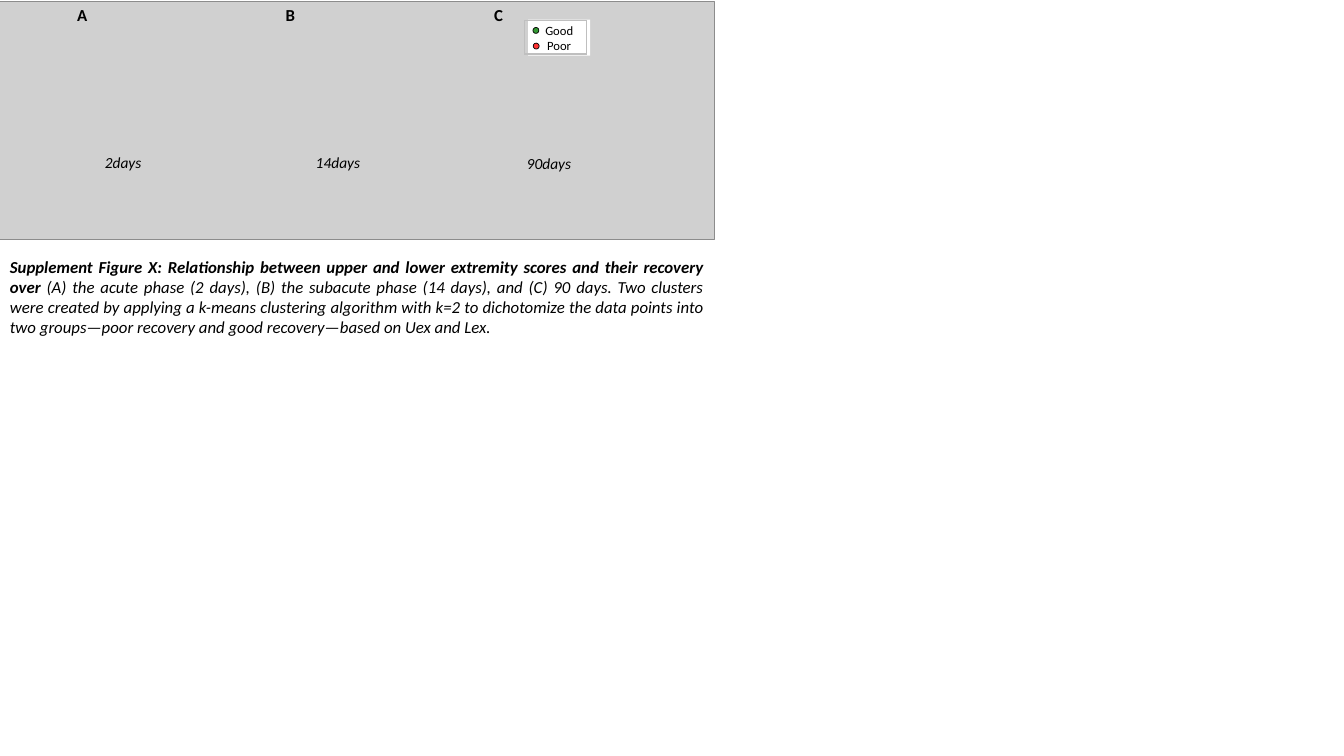
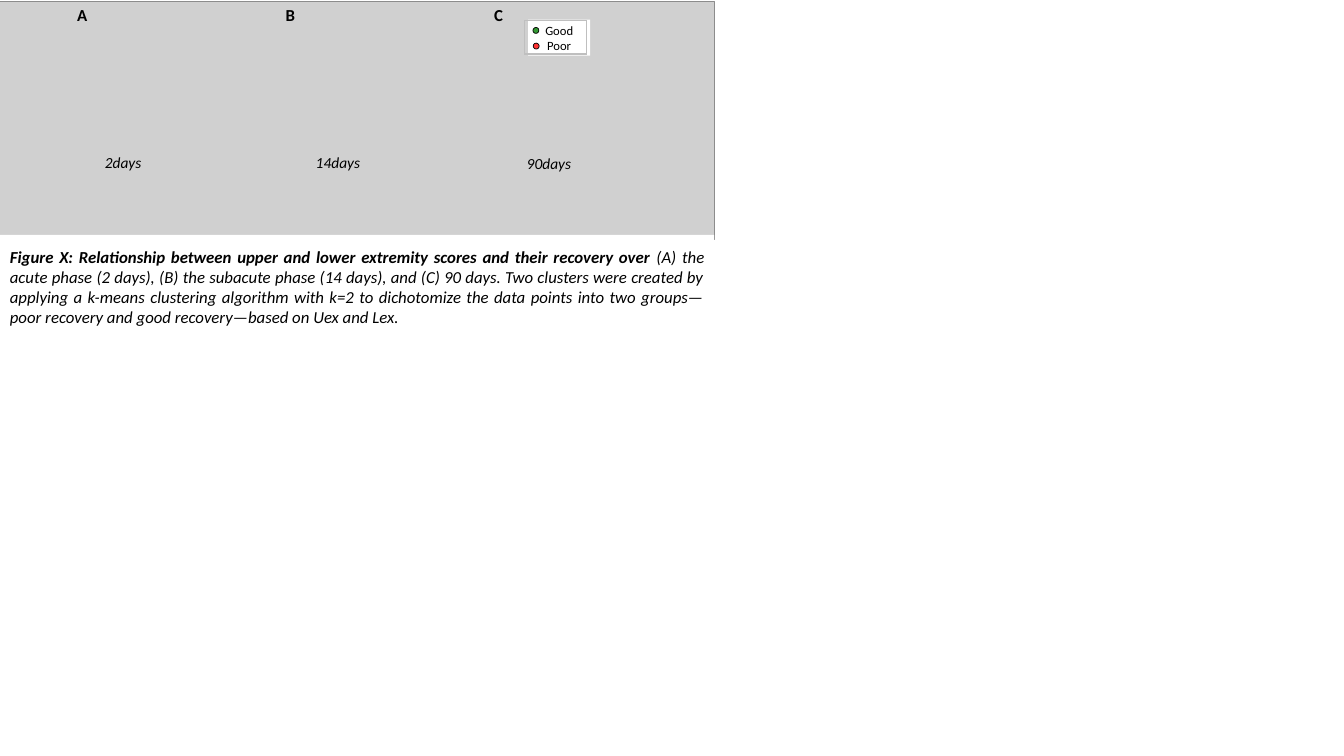
Before and after one commit to Aswendt-Lab/2025_Klein_Behaviour, a slide deck: slide 5 of output/figures/PP_figure_creation.pptx (slide 6 before the commit). Drawn at 1344x756 pixels with LibreOffice and Linux fonts; fonts in the diff are those of the drawing; grey boxes stand for pictures. Boxes give left, top, right and bottom in pixels: in the first picture for what was removed or moved away, otherwise in the second. Text is boxed around its words. In the diff, an @@ line names an element or a change of style, - is before the commit and + after.

Commit message:
adjusted figures

```diff
--- a/output/figures/PP_figure_creation.pptx
+++ b/output/figures/PP_figure_creation.pptx
@@ rectangle "Figure X: Relationship between upper ...": place and size @@
-rectangle "Figure X: Relationship between upper ..." at <box>10,261,704,336</box>
+rectangle "Figure X: Relationship between upper ..." at <box>0,235,715,339</box>
@@ text in rectangle at <box>10,251,704,326</box>: text changed @@
-Supplement Figure X: Relationship between upper and lower extremity scores and their recovery over (A) the acute phase (2 days), (B) the subacute phase (14 days), and (C) 90 days. Two clusters were created by applying a k-means clustering algorithm with k=2 to dichotomize the data points into two groups—poor recovery and good recovery—based on Uex and Lex.
+Figure X: Relationship between upper and lower extremity scores and their recovery over (A) the acute phase (2 days), (B) the subacute phase (14 days), and (C) 90 days. Two clusters were created by applying a k-means clustering algorithm with k=2 to dichotomize the data points into two groups—poor recovery and good recovery—based on Uex and Lex.
```
Also in this commit, not shown: 5 other slides changed, 47 other files.
